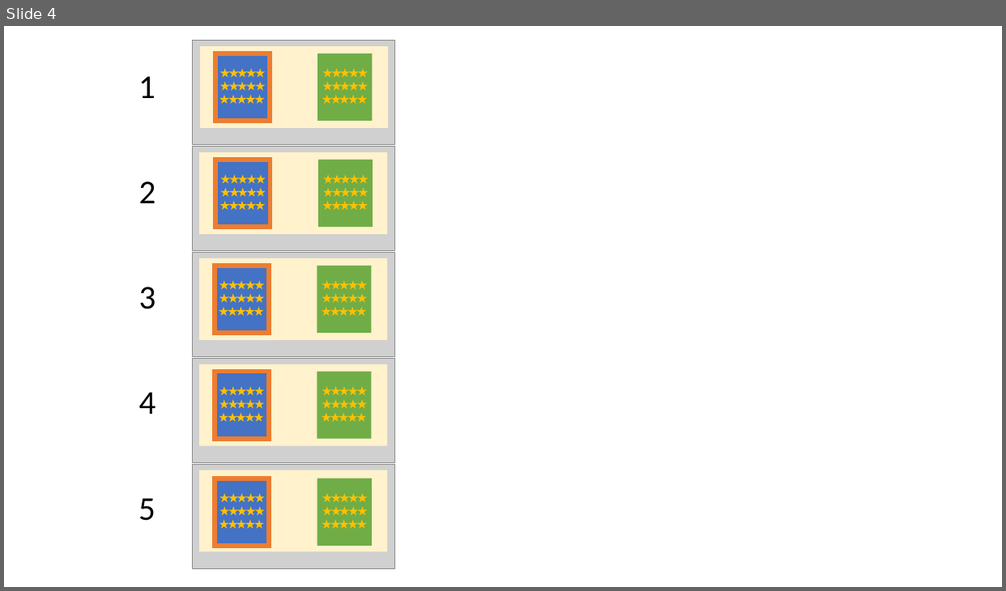
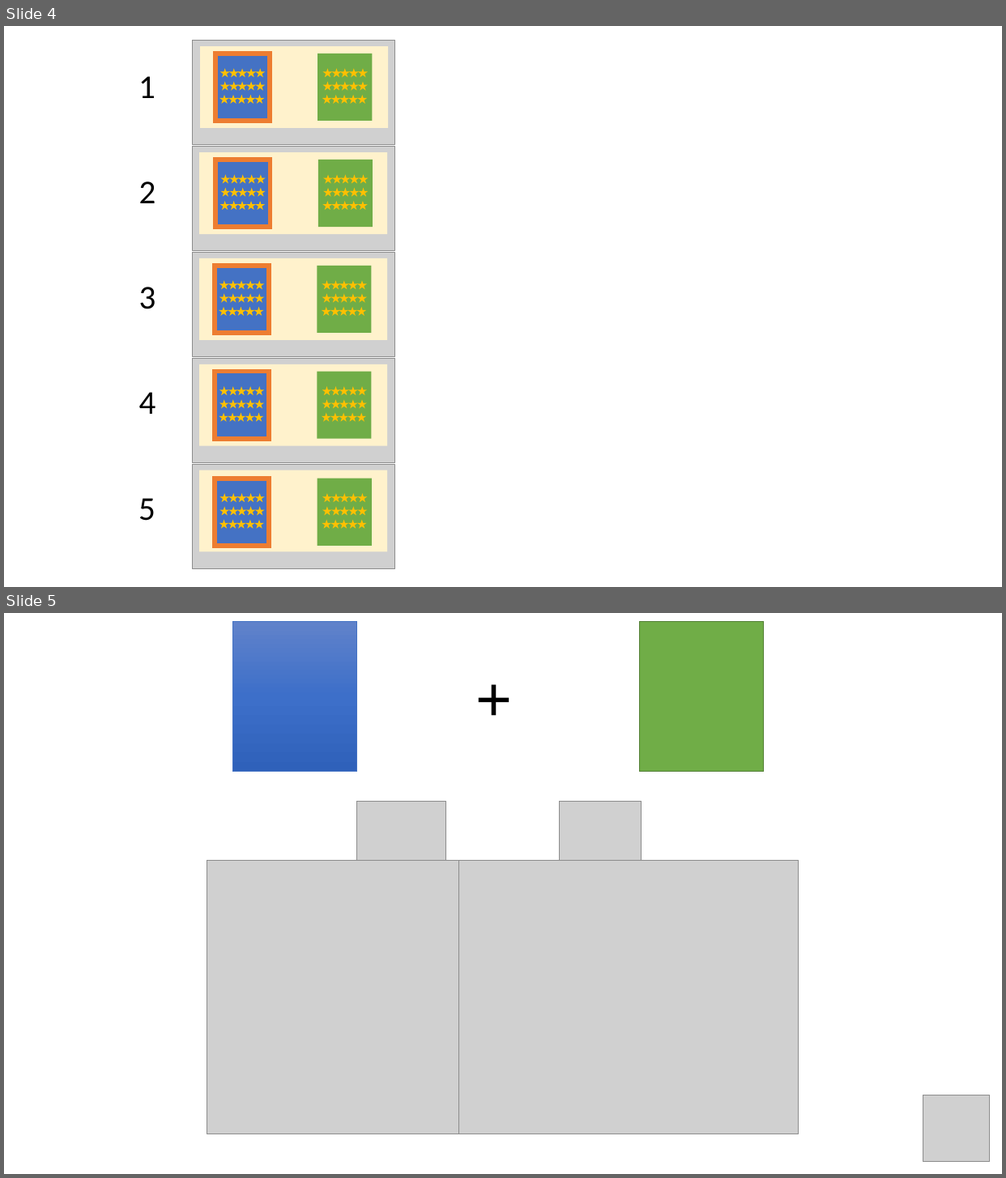
Before and after one commit to LillianXu2019/LUX-RL, a slide deck: images/instructions/cut_off_slides_inst.pptx. Shown one above the other, each under a label of ours: slide 4 before the commit, slides 4 and 5 after it. The pictures are 1006x591 and 1006x1178 pixels, drawn with LibreOffice and Linux fonts; fonts in the diff are those of the drawing; grey boxes stand for pictures. Boxes give left, top, right and bottom in pixels: in the first picture for what was removed or moved away, otherwise in the second. Text is boxed around its words. In the diff, an @@ line names an element or a change of style, - is before the commit and + after.

```diff
--- a/images/instructions/cut_off_slides_inst.pptx
+++ b/images/instructions/cut_off_slides_inst.pptx
@@ slide 5 added at (4,613,1002,1174), background #FFFFFF @@
@@ rectangle added at (232,622,356,772), fill gradient #6183CB to #3E70CA to #3062BB, outline #4472C4 0.5 pt @@
@@ rectangle added at (640,622,764,772), fill #70AD47, outline #538035 1 pt @@
@@ text added at (469,655,524,738), 60 pt, text #000000 @@
++
@@ picture added at (357,801,446,890) @@
@@ picture added at (559,801,641,890) @@
@@ picture added at (206,860,547,1134) @@
@@ picture added at (458,860,799,1134) @@
@@ picture added at (923,1095,990,1161) @@
```
Also in this commit, not shown: 5 other files.
